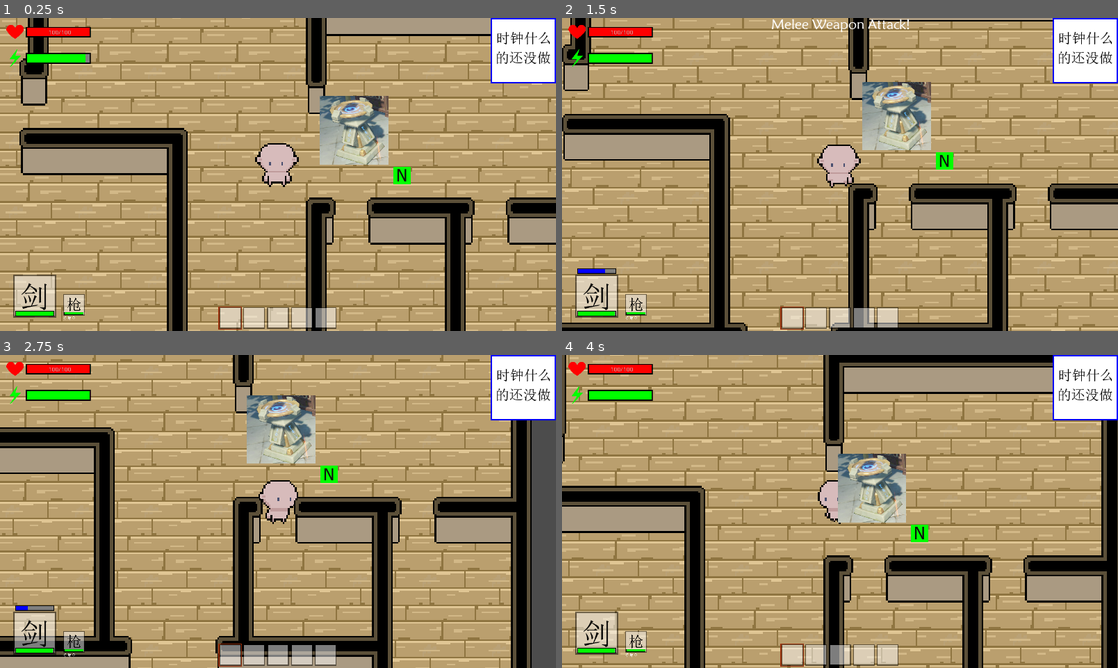
Above: before the commit, frames 1-4 (two rows, left to right).
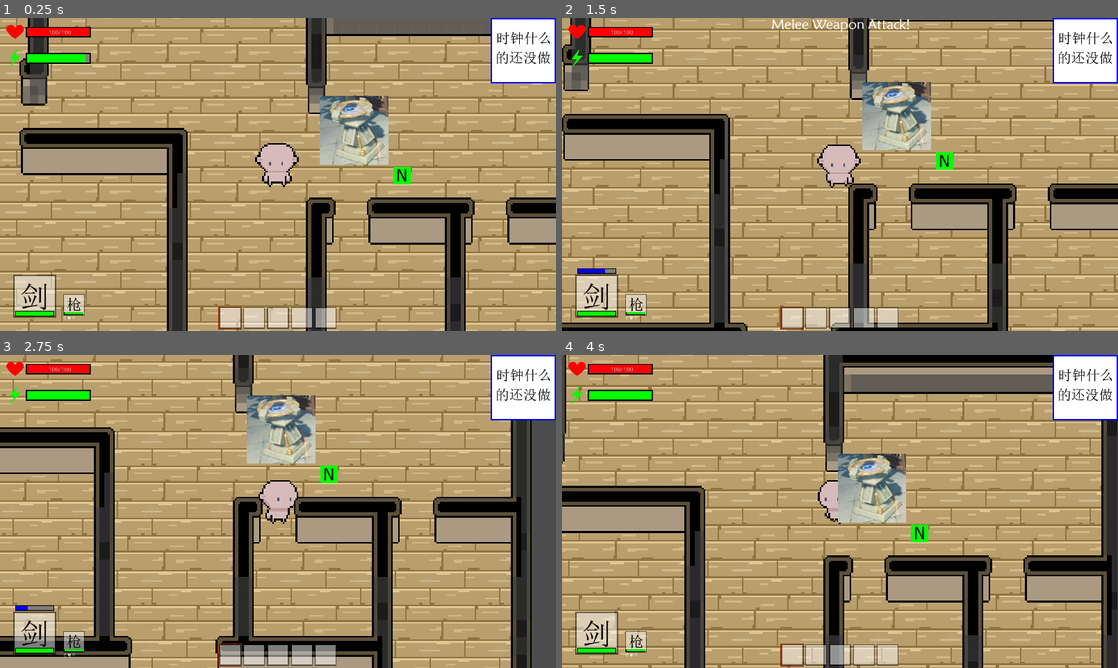
Above: after the commit, the same moments.

Repository: MakersGame/makers_game
Game: Godot game, scene res://test_scene.tscn
Two runs of this game, one before a commit and one after it. Both use one fixed random seed, a clock stepped at 60 frames per second and the inputs below.
Inputs (mouse positions are in pixels of both pictures, inside the frame that each line leads up to):
- Up to frame 1 (0.25 s): no input
- Up to frame 2 (1.5 s): tap Enter at 0.5 s; move the mouse to (962, 174) at 0.52 s; hold Right (ui_right) 0.53-1.28 s; hold Q (quick_use_item) 0.53-1.28 s; click (962, 174) at 0.67 s; move the mouse to (840, 174) at 1.27 s; hold Down (ui_down) from 1.28 s (still down); tap F at 1.35 s; click (840, 174) at 1.42 s
- Up to frame 3 (2.75 s): move the mouse to (333, 442) at 2.02 s; release Down (ui_down) at 2.03 s; hold Right (ui_right) from 2.03 s (still down); hold Q (quick_use_item) from 2.03 s (still down)
- Up to frame 4 (4 s): move the mouse to (812, 574) at 2.77 s; release Right (ui_right) at 2.78 s; release Q (quick_use_item) at 2.78 s; hold Up (ui_up) 2.78-3.53 s; tap F at 2.85 s; click (812, 574) at 2.92 s; move the mouse to (1006, 558) at 3.52 s; hold Left (ui_left) from 3.53 s (still down); hold Q (quick_use_item) from 3.53 s (still down)

The runs differ from the first frame. In frame 1, 4.0% of the frame differs, in the area x 3-89%, y 0-100%; in frame 2, 2.7%; in frame 3, 3.2%; in frame 4, 5.1%, in the area x 0-100%, y 0-100%.

Commit message:
fix a little mistake

Diff:
--- a/AreaBlock/Home.tscn
+++ b/AreaBlock/Home.tscn
@@ -21,7 +21,6 @@
 tile_data = PoolIntArray( -589848, 0, 65540, -589846, 0, 65540, -589844, 0, 65540, -589842, 0, 65540, -589840, 0, 65540 …(2435 unchanged characters)…
 
 [node name="Obstacles" parent="TileMaps" index="2"]
-visible = false
 modulate = Color( 1, 1, 1, 0.431373 )
 z_index = 5
 z_as_relative = false
@@ -104,7 +103,7 @@
 
 [node name="WallSprites10" parent="Walls" instance=ExtResource( 5 )]
 position = Vector2( 0, 180 )
-tile_data = PoolIntArray( -65559, 52, 0, -65558, 42, 0, -65557, 14, 0, -65556, 14, 0,  …(582 unchanged characters)…
+tile_data = PoolIntArray( -65558, 42, 0, -65557, 14, 0, -65556, 14, 0,  …(582 unchanged characters)…
 
 [node name="WallSprites11" parent="Walls" instance=ExtResource( 5 )]
 position = Vector2( 0, 340 )
